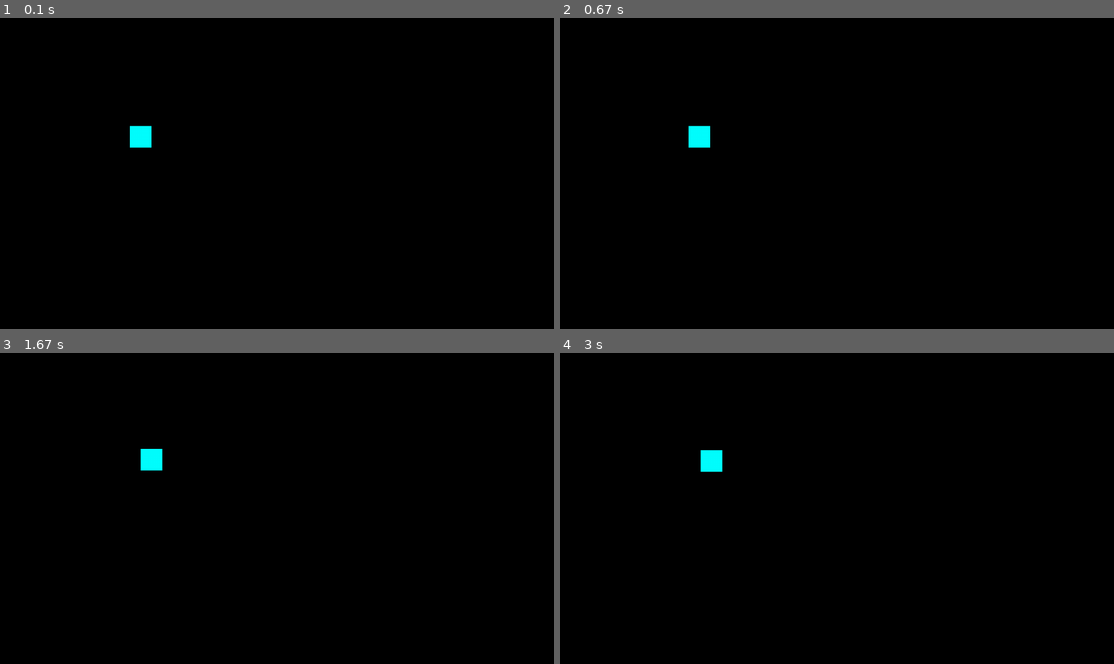
Above: before the commit, frames 1-4 (two rows, left to right).
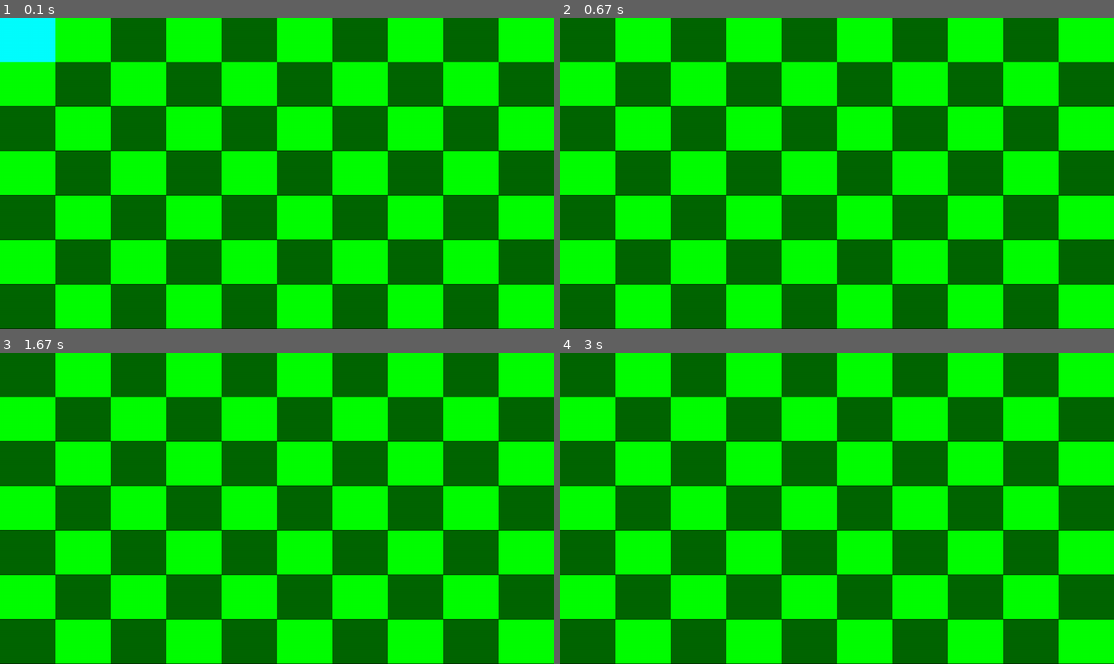
Above: after the commit, the same moments.

Repository: aphTu/Snake-Pygame
Game: pygame game, started from main.py
Same seed, same stepped clock (60 frames per second), same inputs: the game is played once before the commit and once after it.
Inputs:
- Up to frame 1 (0.1 s): no input
- Up to frame 2 (0.67 s): tap A at 0.33 s
- Up to frame 3 (1.67 s): hold Right 0.67-1.13 s; hold Up 1.17-1.63 s
- Up to frame 4 (3 s): tap S at 1.67 s

The runs differ from the first frame. In frame 1, 100% of the frame differs, in the area x 0-100%, y 0-100%; in frame 2, 100%; in frame 3, 100%; in frame 4, 100%.

Commit message:
Added board.py
Board.py will allow us to draw the square on the screen to let the user
know where the apple is and what line the snake is currently at

Diff:
--- /dev/null
+++ b/board.py
@@ -0,0 +1,33 @@
+## playing board the snake
+import pygame
+class Board():
+  def __init__(self, width, length):
+    self.width = width
+    self.length = length
+    self.rectangle = [[1 for _ in range(length)] for _ in range(width)]
+
+  def printBoard(self):
+
+    for i in range(self.length):
+      print("|  ", end="")
+      for j in range(self.width):
+        print(f"{self.rectangle[j][i]} ", end="")
+      print(" |", end="")
+      print("")
+
+  def initBoard(self, screenWidth, screenLength, screen):
+    color = (0,255,0)
+    for i in range(self.length):
+
+      for j in range(self.width):
+        if color != (0,255,0):
+          color = (0,255,0)
+        else:
+          color = (0,102,0)
+        pygame.draw.rect(screen,color,pygame.Rect(screenLength/self.length * i, screenWidth/self.width * j, screenLength/self.length, screenWidth/self.width))
+
+
+
+
+board = Board(9,7)
+board.printBoard()
--- a/main.py
+++ b/main.py
@@ -1,32 +1,40 @@
 import pygame
 from pygame._sdl2.video import Window
+from snake import Snake
+from board import Board
 pygame.init()
-SCREEN_HEIGHT = 800
-SCREEN_WIDTH = 800
 screen = pygame.display.set_mode((0,0), pygame.RESIZABLE)
 window = Window.from_display_module()
 window.maximize()
+SCREEN_HEIGHT, SCREEN_WIDTH = pygame.display.get_window_size()
+print(SCREEN_HEIGHT, SCREEN_WIDTH)
 
+snake_size = (SCREEN_HEIGHT/10, SCREEN_WIDTH/7)
+print(f"Snake size aka divded space {snake_size[0], snake_size[1]}")
+snake = Snake((0,255,255),pygame.Rect((0, 0, snake_size[0], snake_size[1])))
 
-player = pygame.Rect((300, 250, 50, 50))
+board = Board(7, 10)
+
 run = True
 while run:
   screen.fill((0,0,0))
-
-  pygame.draw.rect(screen, (0,255,255), player)
-
+  board.initBoard(SCREEN_WIDTH, SCREEN_HEIGHT, screen)
+  pygame.draw.rect(screen, snake.color, snake.appearance)
   key = pygame.key.get_pressed()
   if key[pygame.K_a] or key[pygame.K_LEFT]:
-    player.move_ip(-1, 0)
+    snake.appearance.move_ip(-snake.speed * snake_size[1], 0)
+    print(f"moved:{-snake.speed * snake_size[1]} ")
   elif key[pygame.K_d] or key[pygame.K_RIGHT]:
-    player.move_ip(1,0)
+    snake.appearance.move_ip(snake.speed * snake_size[1],0)
   elif key[pygame.K_w] or key[pygame.K_UP]:
-    player.move_ip(0,-1)
+    snake.appearance.move_ip(0,-snake.speed * snake_size[0])
   elif key[pygame.K_s] or key[pygame.K_DOWN]:
-    player.move_ip(0,1)
+    snake.appearance.move_ip(0,snake.speed * snake_size[0])
+  elif key[pygame.K_ESCAPE]:
+    run = False
   for event in pygame.event.get():
     if(event.type == pygame.QUIT):
       run = False
+  pygame.time.delay(10)
   pygame.display.update()
-
 pygame.quit()
--- a/snake.py
+++ b/snake.py
@@ -1,11 +1,14 @@
-class snake:
-  def __init__(self, color, appearance):
+class Snake:
+  def __init__(self, color, appearance, ):
     self.color = color
     self.appearance = appearance
-    self.speed = 0
+    self.speed = 1
+    self.length = 1
 
   def updateAppearance(self, appearance):
     self.appearance = appearance
 
   def updateSpeed(self):
     self.speed+=1
+  def updateLength(self):
+    self.length+=1
